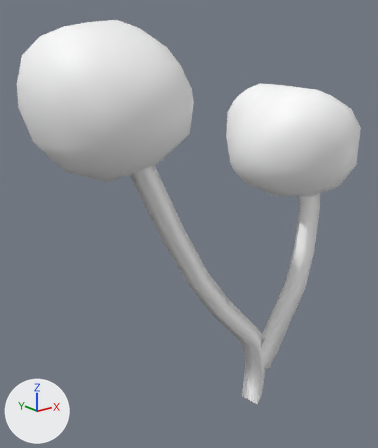
The FBX model Assets/GameWorld/Board/Cells/Forest/Models/Trees/1_N4/Arbol1_N4.fbx, before and after one commit.
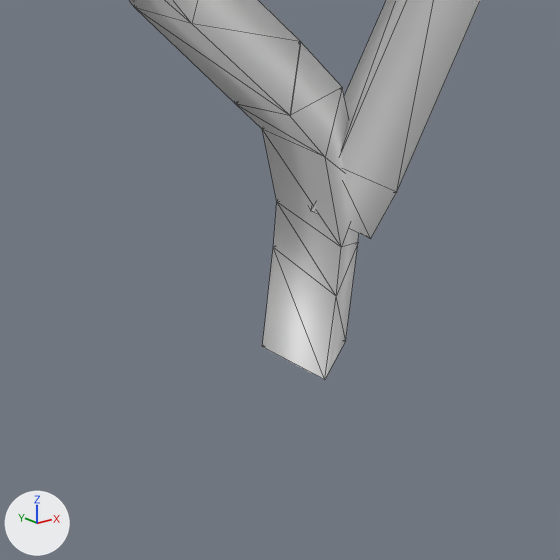
Each version appears first whole from a 50 mm lens placed at (-0.839, -0.786, 0.818), pointed at (-0.12, 0.114, 0.458), and next in a close-up on the part from 47% to 83% of the width and 69% to 100% of the height. Arrows for +X, +Y and +Z are at lower left; the lights stay in place. The close-ups show mesh edges as thin lines. Where no turn or scale is listed for an object, it has been applied to the vertices. Vertices at the same position are counted once.
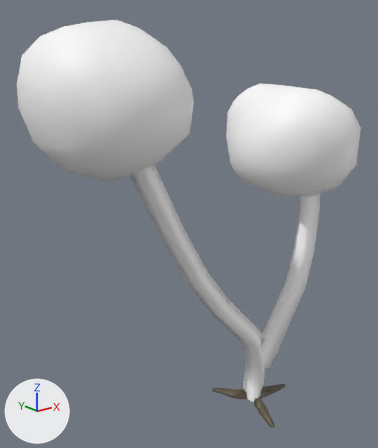
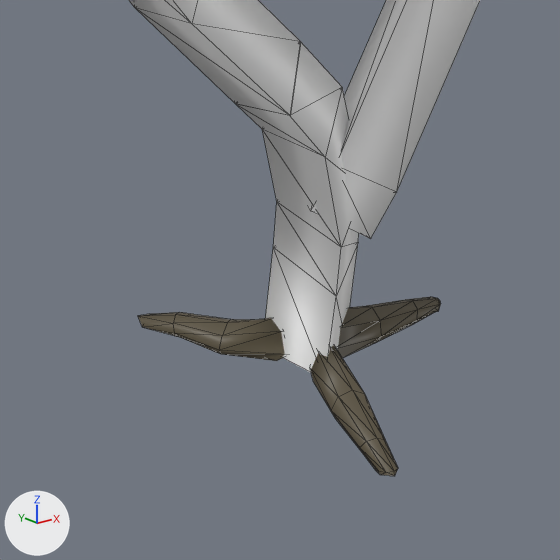
The newer file is also turned or shifted as a whole; pictures and numbers use the older file's frame.

The change, as a diff of the scene's bpy script:
```diff
--- a/Assets/GameWorld/Board/Cells/Forest/Models/Trees/1_N4/Arbol1_N4.fbx.py
+++ b/Assets/GameWorld/Board/Cells/Forest/Models/Trees/1_N4/Arbol1_N4.fbx.py
@@ mat_lambert1 @@
+mat_lambert1 = principled_material('lambert1')
+mat_lambert1.base_color = (0.106, 0.0876, 0.0536)  # brown #5c5441
@@ me_mesh @@
 # used by ob_polysurface9; location = (-0.0848, 0.0865, 0.4456)
-me_mesh.from_pydata(...)  # 248 vertices, 294 faces; spans x -0.4..0.4, y -0.182..0.182, z -0.449..0.449
+me_mesh.from_pydata(...)  # 364 vertices, 485 faces; spans x -0.4..0.4, y -0.195..0.182, z -0.453..0.449
+# me_mesh part 1: a new loose piece of 40 vertices spanning x 0.091..0.189, y -0.105..-0.076, z -0.45..-0.416, in mat_lambert1 (brown #5c5441)
+# me_mesh part 2: a new loose piece of 40 vertices spanning x 0.036..0.091, y -0.195..-0.099, z -0.451..-0.419, in mat_lambert1 (brown #5c5441)
+# me_mesh part 3: a new loose piece of 32 vertices spanning x 0.025..0.086, y -0.081..0.012, z -0.453..-0.422, in mat_lambert1 (brown #5c5441)
 me_mesh.materials.append(mat_arbol1_n4)
+me_mesh.materials.append(mat_lambert1)  # brown #5c5441
```

Where the change shows, as pixel boxes [x1, y1, x2, y2] in the close-ups (560 x 560 px):
'polySurface9', reshaped: before [129, 0, 480, 380]; after [129, 0, 480, 476]
part 1 of me_mesh, added: after [337, 297, 441, 358]
part 2 of me_mesh, added (brown): after [311, 346, 398, 476]
part 3 of me_mesh, added (brown): after [138, 312, 285, 361]
